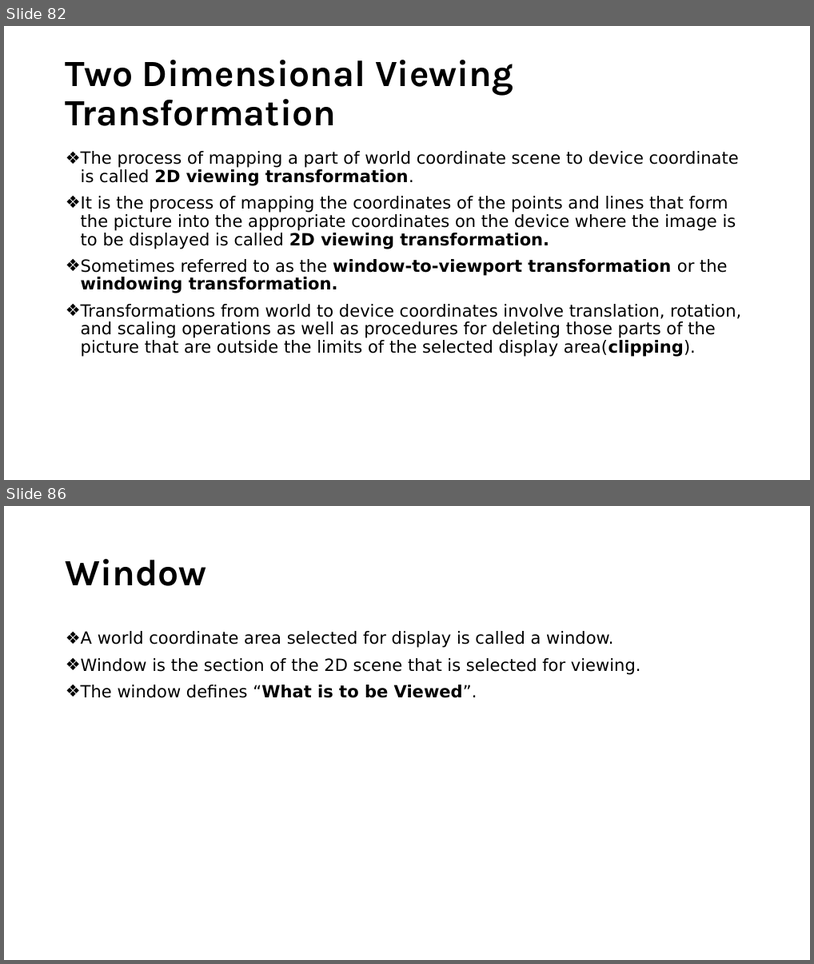
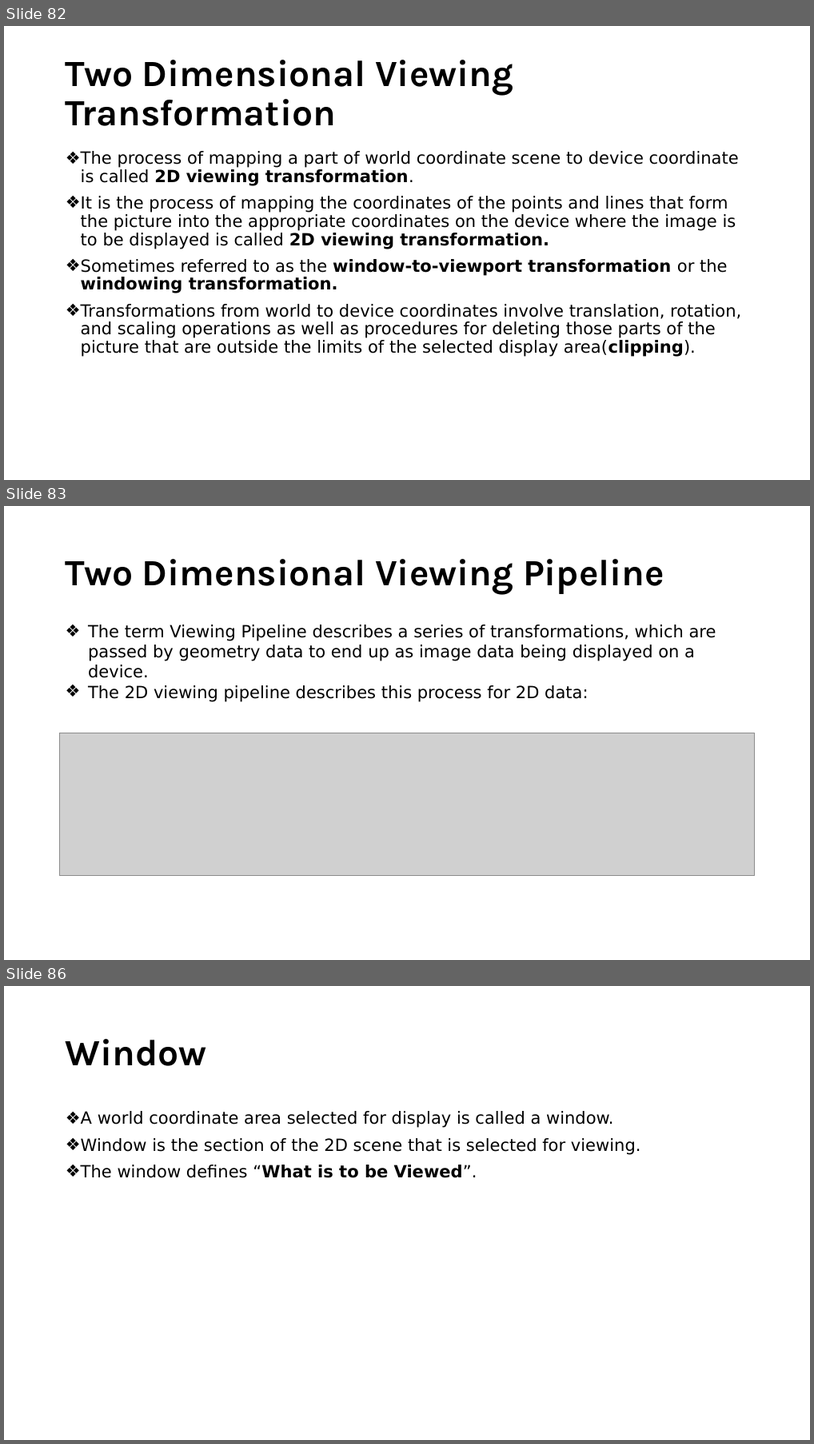
Before and after one commit to YatruHHM/Computer-Graphics-Slides-CSIT, a slide deck: Unit 3 Two-Dimensional Geometric Transformations.pptx. Shown one above the other, each under a label of ours: slides 82 and 86 before the commit, slides 82, 83 and 86 after it; the slides between them are not shown. The pictures are 814x964 and 814x1444 pixels, drawn with LibreOffice and Linux fonts; fonts in the diff are those of the drawing; grey boxes stand for pictures. Boxes give left, top, right and bottom in pixels: in the first picture for what was removed or moved away, otherwise in the second. Text is boxed around its words. In the diff, an @@ line names an element or a change of style, - is before the commit and + after.

```diff
--- a/Unit 3 Two-Dimensional Geometric Transformations.pptx
+++ b/Unit 3 Two-Dimensional Geometric Transformations.pptx
@@ slide 83 added at (4,506,810,960), background #FFFFFF @@
@@ title added at (66,559,665,594), 44 pt, text #000000, bold @@
+Two Dimensional Viewing Pipeline
@@ text added at (88,624,717,702), 20 pt, text #000000 @@
+❖ The term Viewing Pipeline describes a series of transformations, which are passed by geometry data to end up as image data being displayed on a device.
+❖ The 2D viewing pipeline describes this process for 2D data:
@@ picture added at (60,733,755,876) @@
```
Also in this commit, not shown: 21 slides changed, 35 other slides added, 1 slide removed.
